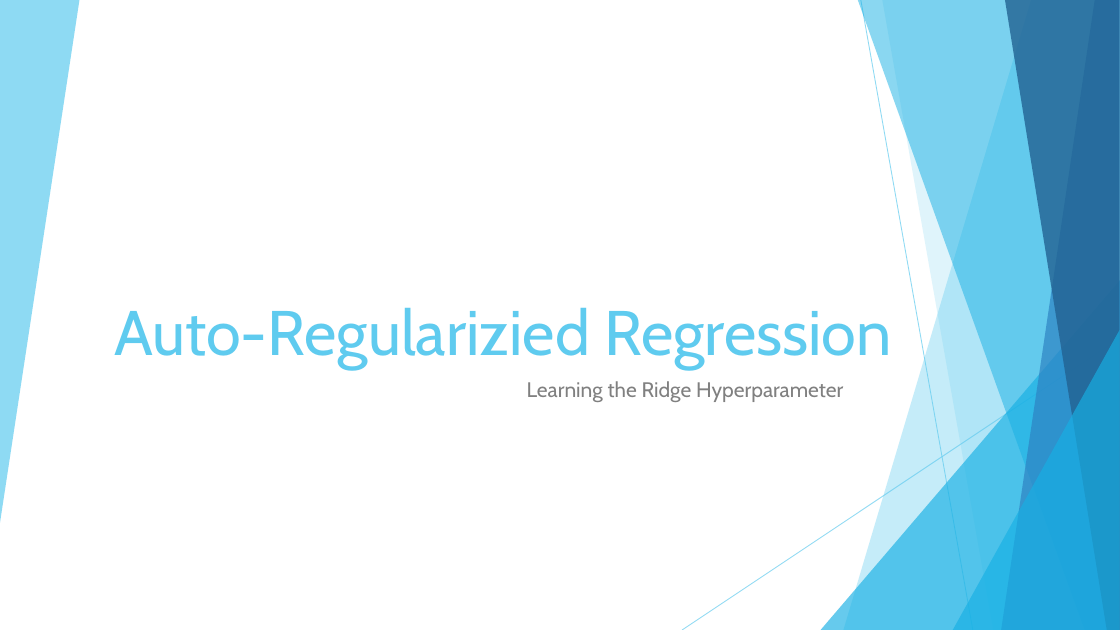
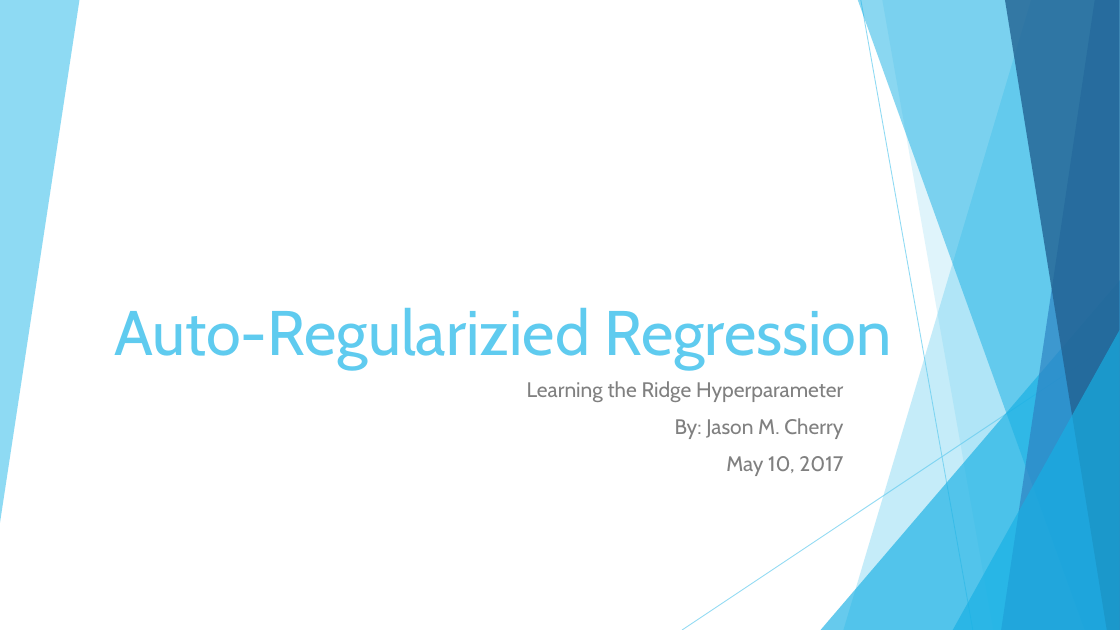
Before and after one commit to Calvinxc1/AutoReg_Presentation, a slide deck: slide 1 of Auto-Regularizied Regression.pptx. Drawn at 1120x630 pixels with LibreOffice and Linux fonts; fonts in the diff are those of the drawing. Boxes give left, top, right and bottom in pixels: in the first picture for what was removed or moved away, otherwise in the second. Text is boxed around its words. In the diff, an @@ line names an element or a change of style, - is before the commit and + after.

```diff
--- a/Auto-Regularizied Regression.pptx
+++ b/Auto-Regularizied Regression.pptx
@@ subtitle at (675, 418, 843, 476): paragraphs added @@
+By: Jason M. Cherry
+May 10, 2017
```
Also in this commit, not shown: 1 other slide changed, 1 other file.
